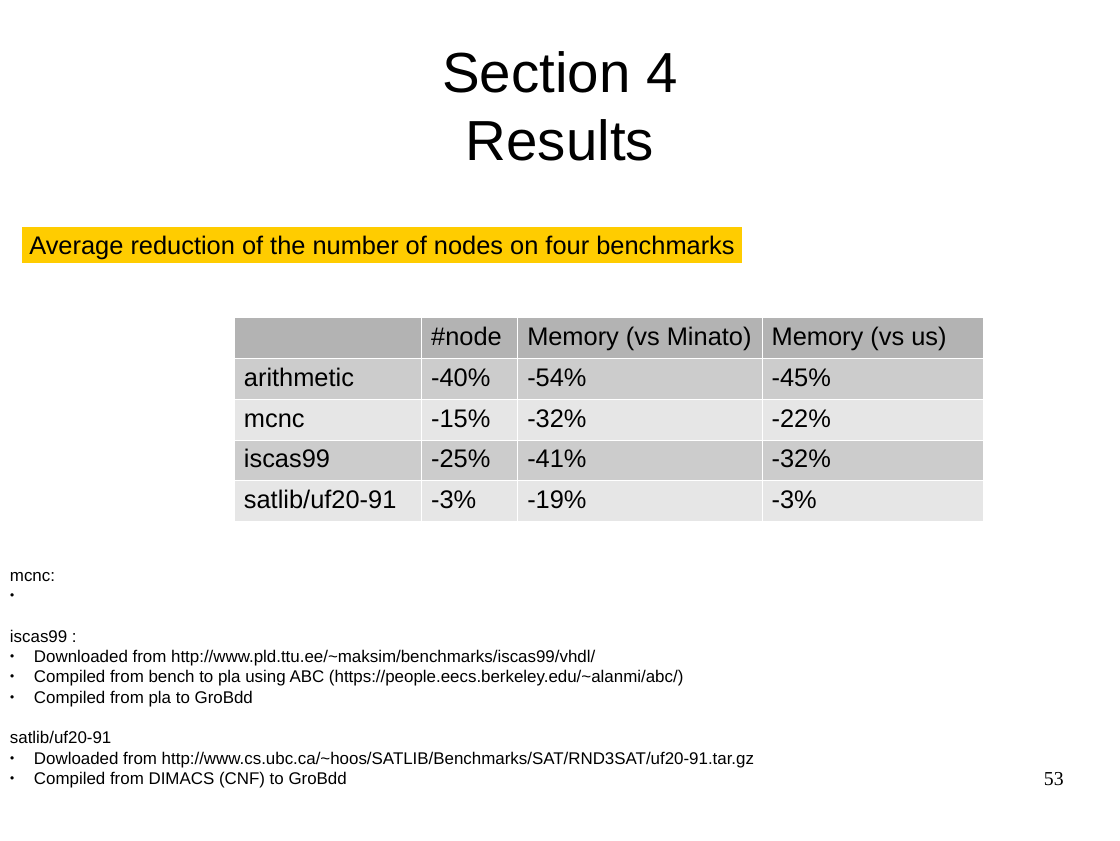
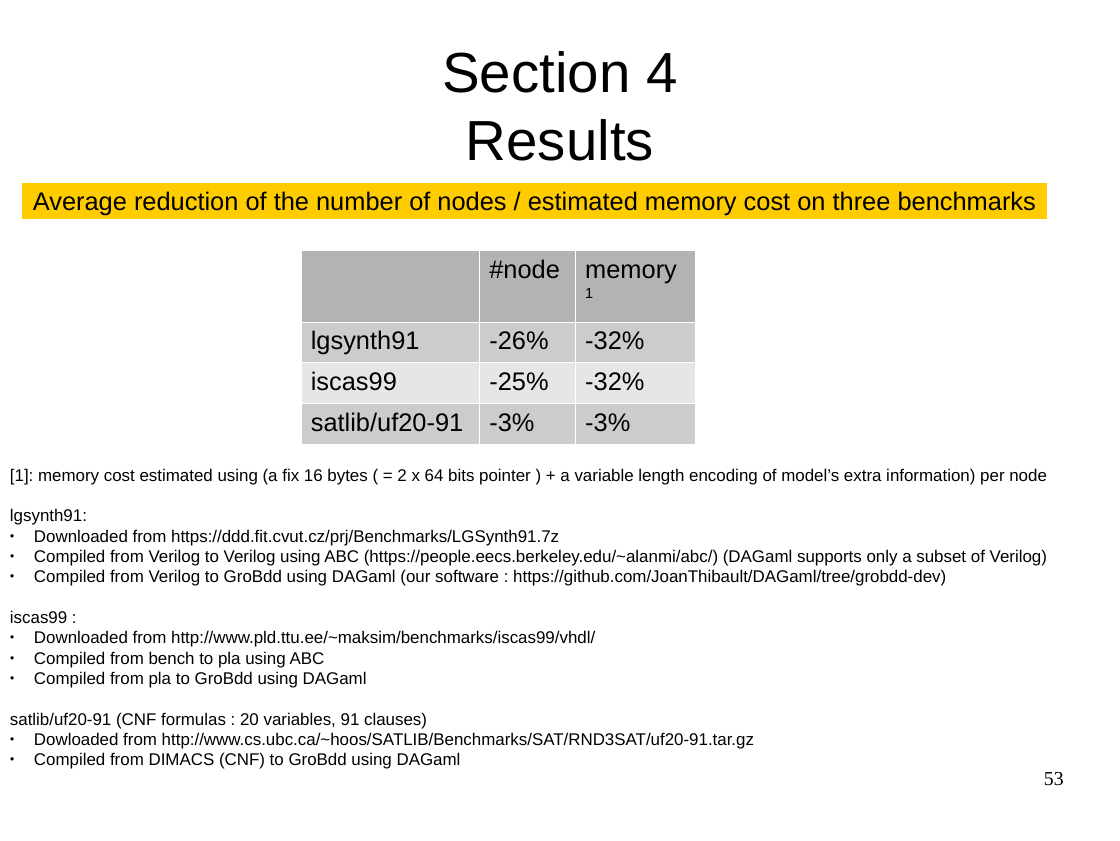
Before and after one commit to FenouilletLucas/DAGaml, a slide deck: slide 53 of doc/2017-04-06/GroBdd's evolution.en.odp. Drawn at 1120x841 pixels with LibreOffice and Linux fonts; fonts in the diff are those of the drawing. Boxes give left, top, right and bottom in pixels: in the first picture for what was removed or moved away, otherwise in the second. Text is boxed around its words. In the diff, an @@ line names an element or a change of style, - is before the commit and + after.

```diff
--- a/doc/2017-04-06/GroBdd's evolution.en.odp
+++ b/doc/2017-04-06/GroBdd's evolution.en.odp
@@ rectangle "Average reduction of the number ...": place and size @@
-rectangle "Average reduction of the number ..." at box(22, 228, 742, 262)
+rectangle "Average reduction of the number ..." at box(22, 183, 1047, 217)
@@ text in rectangle at box(33, 191, 1036, 216): text changed @@
-Average reduction of the number of nodes on four benchmarks
+Average reduction of the number of nodes / estimated memory cost on three benchmarks
@@ table at box(301, 250, 695, 436) @@
- | #node | Memory (vs Minato) | Memory (vs us)
-arithmetic | -40% | -54% | -45%
-mcnc | -15% | -32% | -22%
-iscas99 | -25% | -41% | -32%
-satlib/uf20-91 | -3% | -19% | -3%
+ | #node | memory1
+lgsynth91 | -26% | -32%
+iscas99 | -25% | -32%
+satlib/uf20-91 | -3% | -3%
@@ table: place and size @@
-table at box(234, 317, 984, 513)
+table at box(301, 250, 695, 436)
@@ text "[1]: memory cost estimated using ...": place and size @@
-text "[1]: memory cost estimated using ..." at box(10, 572, 754, 788)
+text "[1]: memory cost estimated using ..." at box(10, 468, 1047, 765)
@@ text at box(10, 468, 1047, 586): text changed @@
-mcnc:
+[1]: memory cost estimated using (a fix 16 bytes ( = 2 x 64 bits pointer ) + a variable length encoding of model’s extra information) per node
+lgsynth91:
+● Downloaded from https://ddd.fit.cvut.cz/prj/Benchmarks/LGSynth91.7z
+● Compiled from Verilog to Verilog using ABC (https://people.eecs.berkeley.edu/~alanmi/abc/) (DAGaml supports only a subset of Verilog)
+● Compiled from Verilog to GroBdd using DAGaml (our software : https://github.com/JoanThibault/DAGaml/tree/grobdd-dev)
@@ text at box(10, 651, 427, 729): text changed @@
-● Compiled from bench to pla using ABC (https://people.eecs.berkeley.edu/~alanmi/abc/)
-● Compiled from pla to GroBdd
-satlib/uf20-91
+● Compiled from bench to pla using ABC
+● Compiled from pla to GroBdd using DAGaml
+satlib/uf20-91 (CNF formulas : 20 variables, 91 clauses)
@@ text at box(110, 752, 461, 765): text changed @@
-● Compiled from DIMACS (CNF) to GroBdd
+● Compiled from DIMACS (CNF) to GroBdd using DAGaml
```
Also in this commit, not shown: 1 other slide changed, 1 slide removed, 1 other file.
